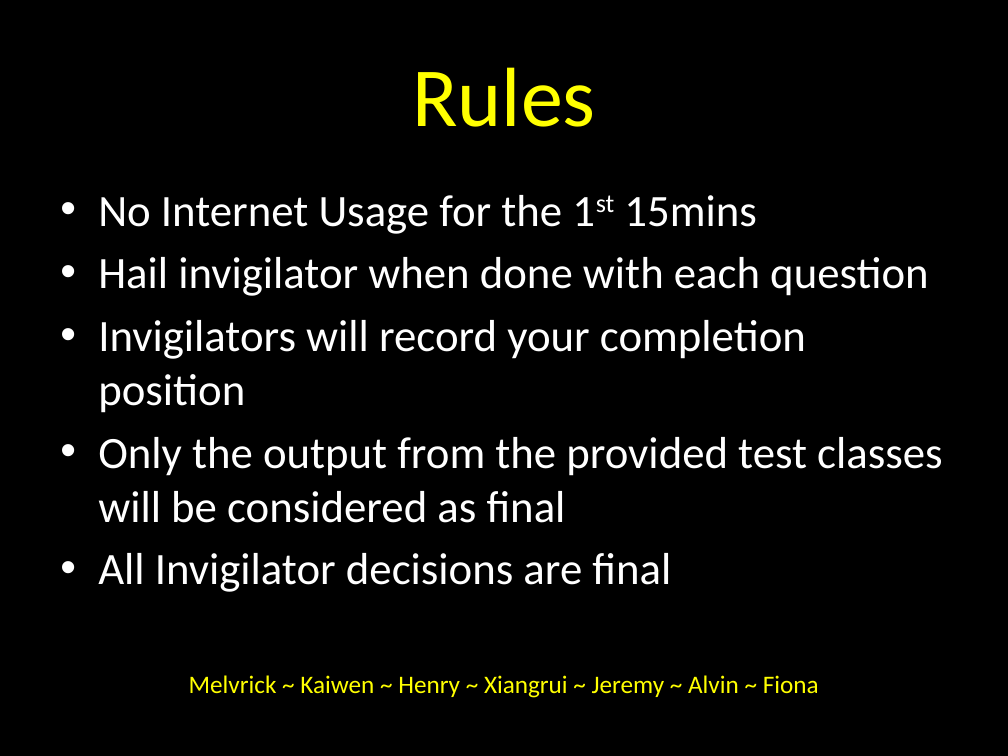
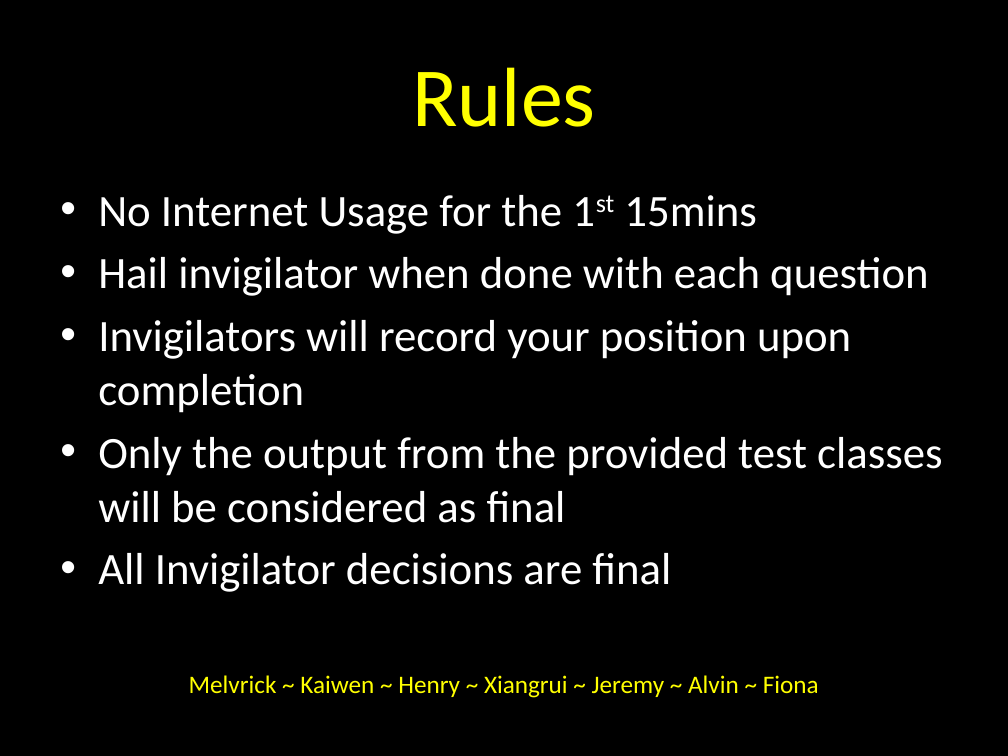
Before and after one commit to melvrickgoh/10.10, a slide deck: slide 2 of Drunken Preliminaries.pptx. Drawn at 1008x756 pixels with LibreOffice and Linux fonts; fonts in the diff are those of the drawing. Boxes give left, top, right and bottom in pixels: in the first picture for what was removed or moved away, otherwise in the second. Text is boxed around its words. In the diff, an @@ line names an element or a change of style, - is before the commit and + after.

```diff
--- a/Drunken Preliminaries.pptx
+++ b/Drunken Preliminaries.pptx
@@ text at box(98, 320, 851, 413): text changed @@
-• Invigilators will record your completion position
+• Invigilators will record your position upon completion
```
Also in this commit, not shown: 1 other slide changed.
